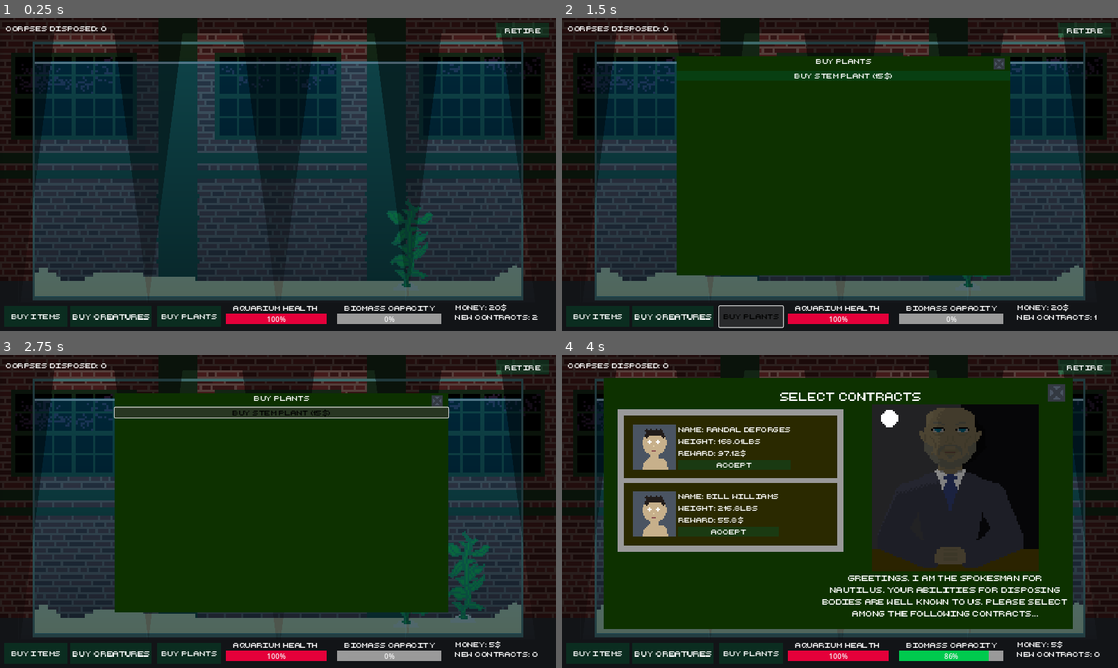
Above: before the commit, frames 1-4 (two rows, left to right).
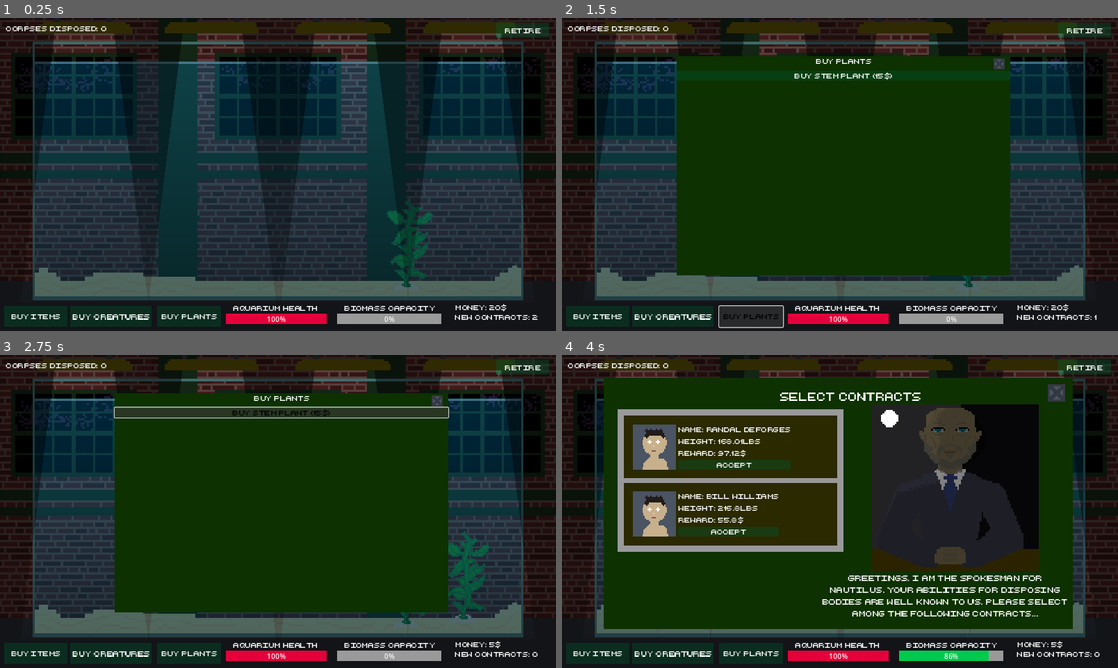
Above: after the commit, the same moments.

Repository: adrientremblay/ld56
Game: Godot game, scene res://scenes/game_screen.tscn
Same seed, same stepped clock (60 frames per second), same inputs: the game is played once before the commit and once after it.
Inputs:
- Up to frame 1 (0.25 s): no input
- Up to frame 2 (1.5 s): click "Buy Creatures" at 0.5 s; click "Buy Plants" at 1.25 s
- Up to frame 3 (2.75 s): click "buy snail (5$)" at 2 s
- Up to frame 4 (4 s): click "Buy Fish (10$)" at 2.75 s; click "Accept" at 3.5 s

The runs differ from the first frame. In frame 1, 2.4% of the frame differs, in the area x 6-94%, y 1-15%; in frame 2, 2.1%; in frame 3, 2.1%; in frame 4, 2.1%.

Commit message:
First version of thin corpse. it's too scary lmfao '

Diff:
--- a/scenes/corpse.tscn
+++ b/scenes/corpse.tscn
@@ -1,59 +1,13 @@
-[gd_scene load_steps=12 format=3 uid="uid://f3722j5e8eqm"]
+[gd_scene load_steps=5 format=3 uid="uid://f3722j5e8eqm"]
 
 [ext_resource type="Texture2D" uid="uid://cvtp1gm4svyei" path="res://assets/art/dead_body-Sheet.png" id="1_6cqjt"]
 [ext_resource type="Script" path="res://scripts/corpse.gd" id="2_8vtmh"]
-
-[sub_resource type="AtlasTexture" id="AtlasTexture_w1yqe"]
-atlas = ExtResource("1_6cqjt")
-region = Rect2(0, 0, 32, 64)
-
-[sub_resource type="AtlasTexture" id="AtlasTexture_t8m7b"]
-atlas = ExtResource("1_6cqjt")
-region = Rect2(32, 0, 32, 64)
-
-[sub_resource type="AtlasTexture" id="AtlasTexture_6al0s"]
-atlas = ExtResource("1_6cqjt")
-region = Rect2(64, 0, 32, 64)
-
-[sub_resource type="AtlasTexture" id="AtlasTexture_4owjw"]
-atlas = ExtResource("1_6cqjt")
-region = Rect2(96, 0, 32, 64)
-
-[sub_resource type="AtlasTexture" id="AtlasTexture_poycy"]
-atlas = ExtResource("1_6cqjt")
-region = Rect2(128, 0, 32, 64)
-
-[sub_resource type="AtlasTexture" id="AtlasTexture_nhx26"]
-atlas = ExtResource("1_6cqjt")
-region = Rect2(160, 0, 32, 64)
-
-[sub_resource type="AtlasTexture" id="AtlasTexture_6jutx"]
-atlas = ExtResource("1_6cqjt")
-region = Rect2(192, 0, 32, 64)
 
 [sub_resource type="SpriteFrames" id="SpriteFrames_ul3v6"]
 animations = [{
 "frames": [{
 "duration": 1.0,
-"texture": SubResource("AtlasTexture_w1yqe")
-}, {
-"duration": 1.0,
-"texture": SubResource("AtlasTexture_t8m7b")
-}, {
-"duration": 1.0,
-"texture": SubResource("AtlasTexture_6al0s")
-}, {
-"duration": 1.0,
-"texture": SubResource("AtlasTexture_4owjw")
-}, {
-"duration": 1.0,
-"texture": SubResource("AtlasTexture_poycy")
-}, {
-"duration": 1.0,
-"texture": SubResource("AtlasTexture_nhx26")
-}, {
-"duration": 1.0,
-"texture": SubResource("AtlasTexture_6jutx")
+"texture": ExtResource("1_6cqjt")
 }],
 "loop": true,
 "name": &"default",
@@ -66,7 +20,7 @@
 
 [node name="Corpse" type="AnimatedSprite2D"]
 position = Vector2(26, -165)
-scale = Vector2(5, 5)
+scale = Vector2(2.5, 2.5)
 sprite_frames = SubResource("SpriteFrames_ul3v6")
 script = ExtResource("2_8vtmh")
 
--- a/scenes/game_screen.tscn
+++ b/scenes/game_screen.tscn
@@ -284,6 +284,7 @@
 stretch_mode = 0
 
 [node name="ContractMenu" type="Panel" parent="UI"]
+visible = false
 light_mask = 0
 layout_mode = 0
 offset_left = 96.0
Binary file changed: assets/art/aquarium.png
Binary file changed: assets/art/dead_body-Sheet.png
Binary file added: assets/art/male_corpse_thin.aseprite
Binary file added: assets/art/male_corpse_thin.png
Not shown, added: assets/art/male_corpse_thin.png.import
